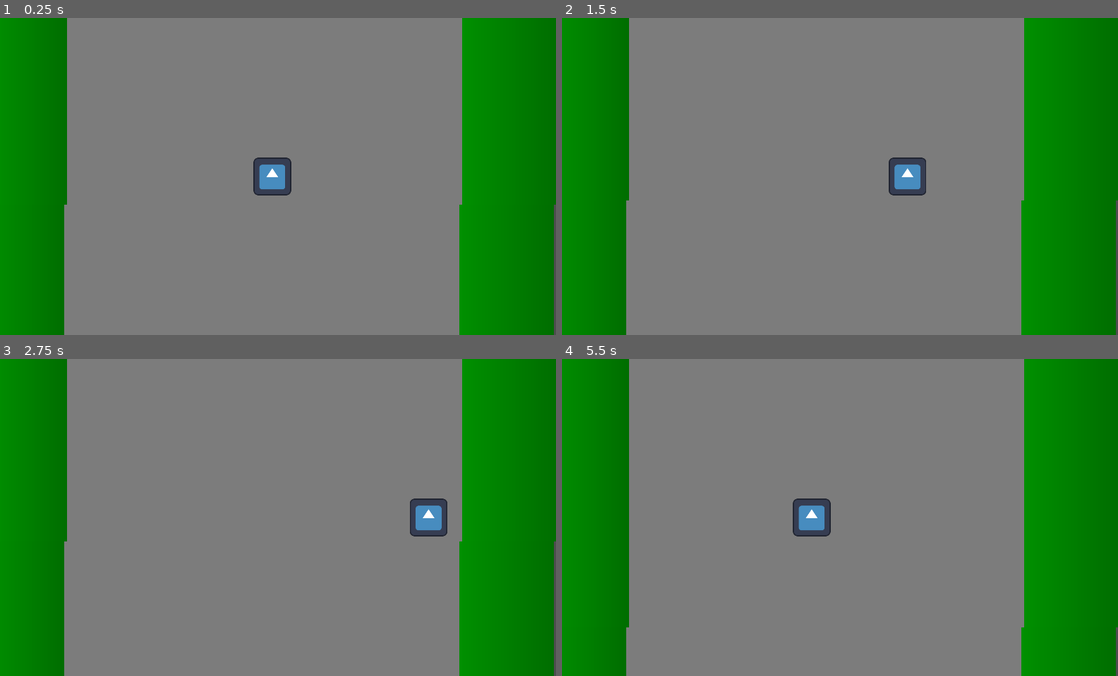
Above: before the commit, frames 1-4 (two rows, left to right).
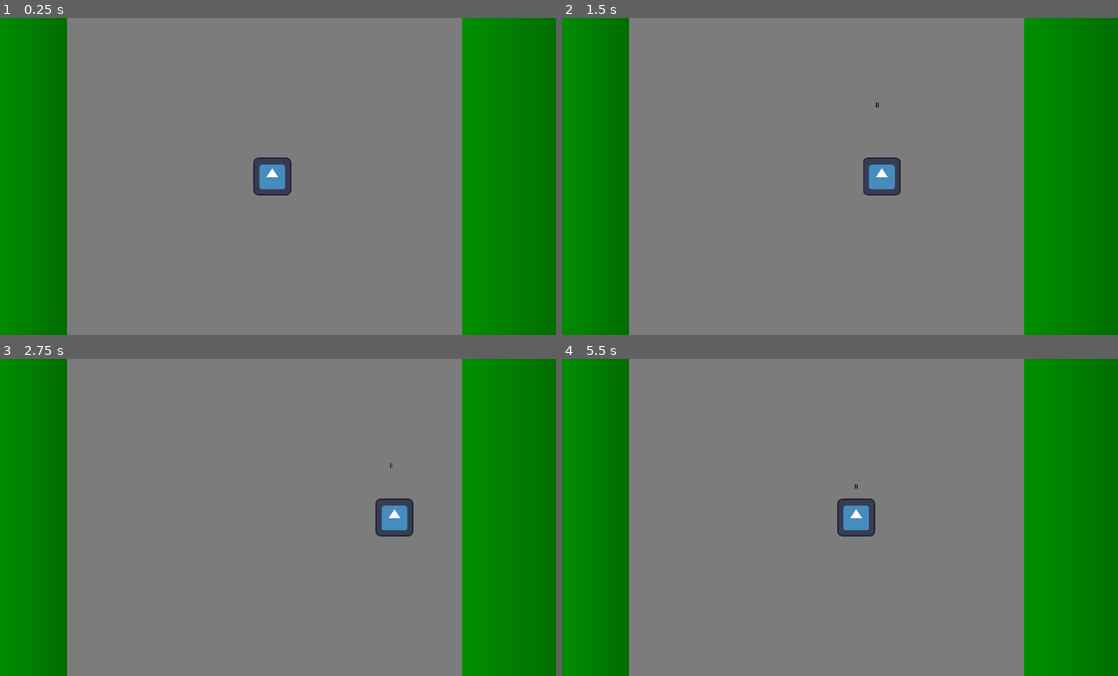
Above: after the commit, the same moments.

Repository: gargamal/alligator
Game: Godot game, scene res://level/game_level.tscn
Same seed, same stepped clock (60 frames per second), same inputs: the game is played once before the commit and once after it. The engine's default icon, where the game draws it, is replaced by a stand-in: a white triangle on a blue panel in a dark square.
Inputs:
- Up to frame 1 (0.25 s): no input
- Up to frame 2 (1.5 s): tap Enter at 0.5 s; hold Right (ui_right) 0.53-1.28 s; hold Keypad 0 (ui_shoot, bound only after the commit) 0.53-1.28 s; hold Down (ui_down) from 1.28 s (still down); tap Keypad 0 (ui_shoot, bound only after the commit) at 1.35 s
- Up to frame 3 (2.75 s): release Down (ui_down) at 2.03 s; hold Right (ui_right) from 2.03 s (still down); hold Keypad 0 (ui_shoot, bound only after the commit) from 2.03 s (still down)
- Up to frame 4 (5.5 s): release Right (ui_right) at 2.78 s; release Keypad 0 (ui_shoot, bound only after the commit) at 2.78 s; hold Up (ui_up) 2.78-3.53 s; tap Keypad 0 (ui_shoot, bound only after the commit) at 2.85, 4.35 s; hold Keypad 0 (ui_shoot, bound only after the commit) 3.53-4.28 s; hold Left (ui_left) 3.53-5.03 s; hold Down (ui_down) from 5.03 s (still down); hold Keypad 0 (ui_shoot, bound only after the commit) from 5.03 s (still down)

The runs differ from the first frame. In frame 1, 0.6% of the frame differs, in the area x 11-100%, y 58-100%; in frame 2, 1.9%; in frame 3, 2.1%, in the area x 11-100%, y 32-100%; in frame 4, 1.8%.

Commit message:
add : new enemy

Diff:
--- /dev/null
+++ b/bombshell/bombshell.gd
@@ -0,0 +1,2 @@
+extends Bullet
+class_name Bombshell
--- /dev/null
+++ b/bombshell/bombshell.tscn
@@ -0,0 +1,39 @@
+[gd_scene load_steps=5 format=3 uid="uid://c25takgk0e4pj"]
+
+[ext_resource type="Script" path="res://bombshell/bombshell.gd" id="1_1m84w"]
+
+[sub_resource type="Gradient" id="Gradient_pppjr"]
+offsets = PackedFloat32Array(0, 0.527027, 1)
+colors = PackedColorArray(0, 0, 0, 1, 0.561776, 0.561776, 0.561776, 1, 0, 0, 0, 1)
+
+[sub_resource type="GradientTexture2D" id="GradientTexture2D_oll7v"]
+gradient = SubResource("Gradient_pppjr")
+width = 8
+height = 16
+
+[sub_resource type="RectangleShape2D" id="RectangleShape2D_ydjsr"]
+size = Vector2(17, 16)
+
+[node name="bombshell" type="Area2D"]
+collision_layer = 8
+collision_mask = 31
+script = ExtResource("1_1m84w")
+speed_shoot = 550.0
+smooth = 1.0
+
+[node name="Sprite2D" type="Sprite2D" parent="."]
+position = Vector2(0.499999, 0)
+scale = Vector2(2.125, 1)
+texture = SubResource("GradientTexture2D_oll7v")
+
+[node name="CollisionShape2D" type="CollisionShape2D" parent="."]
+position = Vector2(0.5, 0)
+shape = SubResource("RectangleShape2D_ydjsr")
+
+[node name="bullet_time" type="Timer" parent="."]
+wait_time = 3.0
+one_shot = true
+autostart = true
+
+[connection signal="body_entered" from="." to="." method="_on_body_entered"]
+[connection signal="timeout" from="bullet_time" to="." method="_on_bullet_time_timeout"]
--- /dev/null
+++ b/bullet/bullet.gd
@@ -0,0 +1,26 @@
+extends Area2D
+class_name Bullet
+
+@onready var bullet_time = $bullet_time
+
+@export var exclude_body :Node2D
+@export var speed_shoot :float = 1000.0
+@export var smooth :float = 2.0
+@export var direction :Vector2 :set = set_fire
+
+var is_firing :bool = false
+
+func _process(delta):
+	if is_firing:
+		global_position = lerp(global_position, global_position + direction * speed_shoot, delta * smooth)
+
+func set_fire(new_direction :Vector2):
+	direction = new_direction
+	is_firing = true
+
+func _on_body_entered(body):
+	if exclude_body and exclude_body != body:
+		queue_free()
+
+func _on_bullet_time_timeout():
+	queue_free()
--- /dev/null
+++ b/bullet/bullet.tscn
@@ -0,0 +1,34 @@
+[gd_scene load_steps=5 format=3 uid="uid://bow40sr71gndy"]
+
+[ext_resource type="Script" path="res://bullet/bullet.gd" id="1_pfi1p"]
+
+[sub_resource type="Gradient" id="Gradient_j66o3"]
+offsets = PackedFloat32Array(0, 0.527027, 1)
+colors = PackedColorArray(0, 0, 0, 1, 0.561776, 0.561776, 0.561776, 1, 0, 0, 0, 1)
+
+[sub_resource type="GradientTexture2D" id="GradientTexture2D_bjelu"]
+gradient = SubResource("Gradient_j66o3")
+width = 8
+height = 16
+
+[sub_resource type="RectangleShape2D" id="RectangleShape2D_giwgv"]
+size = Vector2(8, 16)
+
+[node name="bullet" type="Area2D"]
+collision_layer = 8
+collision_mask = 31
+script = ExtResource("1_pfi1p")
+
+[node name="Sprite2D" type="Sprite2D" parent="."]
+texture = SubResource("GradientTexture2D_bjelu")
+
+[node name="CollisionShape2D" type="CollisionShape2D" parent="."]
+shape = SubResource("RectangleShape2D_giwgv")
+
+[node name="bullet_time" type="Timer" parent="."]
+wait_time = 3.0
+one_shot = true
+autostart = true
+
+[connection signal="body_entered" from="." to="." method="_on_body_entered"]
+[connection signal="timeout" from="bullet_time" to="." method="_on_bullet_time_timeout"]
--- /dev/null
+++ b/enemy/artillery.tscn
@@ -0,0 +1,3 @@
+[gd_scene format=3 uid="uid://mp15xma1rlvc"]
+
+[node name="artillery" type="Node2D"]
--- /dev/null
+++ b/enemy/assault_tank.tscn
@@ -0,0 +1,42 @@
+[gd_scene load_steps=5 format=3 uid="uid://dg5dmtikklnwn"]
+
+[ext_resource type="Script" path="res://enemy/enemy.gd" id="1_xoni6"]
+[ext_resource type="Texture2D" uid="uid://cwecdhbnnyvyq" path="res://icon.svg" id="2_ccq3y"]
+[ext_resource type="PackedScene" uid="uid://c25takgk0e4pj" path="res://bombshell/bombshell.tscn" id="2_l5q7x"]
+
+[sub_resource type="RectangleShape2D" id="RectangleShape2D_3yaxg"]
+size = Vector2(64, 128)
+
+[node name="assault_tank" type="CharacterBody2D"]
+collision_layer = 4
+collision_mask = 20
+script = ExtResource("1_xoni6")
+bombshell_scene = ExtResource("2_l5q7x")
+
+[node name="Sprite2D" type="Sprite2D" parent="."]
+modulate = Color(0.696379, 0.398425, 3.85046e-07, 1)
+rotation = 3.14159
+scale = Vector2(0.5, 1)
+texture = ExtResource("2_ccq3y")
+
+[node name="CollisionShape2D" type="CollisionShape2D" parent="."]
+shape = SubResource("RectangleShape2D_3yaxg")
+
+[node name="target" type="Marker2D" parent="."]
+position = Vector2(0, 72)
+
+[node name="left_wall" type="RayCast2D" parent="."]
+target_position = Vector2(-100, 0)
+collision_mask = 20
+
+[node name="right_wall" type="RayCast2D" parent="."]
+target_position = Vector2(100, 0)
+collision_mask = 20
+
+[node name="right_shoot" type="RayCast2D" parent="."]
+position = Vector2(-40, 64)
+target_position = Vector2(0, 400)
+
+[node name="left_shoot" type="RayCast2D" parent="."]
+position = Vector2(40, 64)
+target_position = Vector2(0, 400)
--- /dev/null
+++ b/enemy/enemy.gd
@@ -0,0 +1,144 @@
+extends CharacterBody2D
+class_name Enemy
+
+@export var speed :float = 200.0
+@export var speed_up :float = 800.0
+@export var life :int = 10
+@export var power :int = 10
+@export var smooth :float = 5.0
+@export var player :Player
+@export var max_distance_between_player :float = 900.0
+@export var margin_can_shoot :float = 400.0
+@export var margin_shoot_range :float = 500.0
+@export var bullet_cooldown :float = 0.75
+@export var world :Node2D
+@export var bombshell_scene :PackedScene
+
+@onready var target = $target
+@onready var left_wall = $left_wall
+@onready var right_wall = $right_wall
+@onready var sprite_2d = $Sprite2D
+@onready var collision = $CollisionShape2D
+@onready var right_shoot = $right_shoot
+@onready var left_shoot = $left_shoot
+
+enum Enemy_State { IDLE, MOVE_UP, MOVE_DOWN, MOVE_SIDE_LEFT, MOVE_SIDE_RIGHT, SHOOT }
+
+var enemy_state :Enemy_State = Enemy_State.IDLE
+var previous_enemy_state :Enemy_State = Enemy_State.IDLE
+var bullet_time :float = 0.0
+
+func _physics_process(delta):
+	state_machine()
+	var direction :Vector2 = process_direction()
+	velocity = lerp(velocity, process_velocity(direction), smooth * delta)
+	sprite_2d.rotation = lerp_angle(sprite_2d.rotation, estimate_target_angle(direction), estimate__angle_smooth() * delta)
+	collision.rotation = sprite_2d.rotation
+	fire(delta)
+	move_and_slide()
+
+	previous_enemy_state = enemy_state
+
+func estimate__angle_smooth() -> float:
+	match enemy_state:
+		Enemy_State.MOVE_SIDE_LEFT, Enemy_State.MOVE_SIDE_RIGHT: return 2.0
+		_: return 5.0
+
+func estimate_target_angle(direction :Vector2) -> float:
+	if right_shoot.is_colliding() and left_shoot.is_colliding():
+		return 0.0
+	else:
+		return atan2(direction.x, -direction.y)
+
+func process_direction():
+	var estimate_direction :Vector2 = Vector2.ZERO
+	match enemy_state:
+		Enemy_State.MOVE_SIDE_LEFT: estimate_direction = Vector2(-1, 0)
+		Enemy_State.MOVE_SIDE_RIGHT: estimate_direction = Vector2(1, 0)
+		Enemy_State.MOVE_UP: estimate_direction = Vector2(0, -1)
+		Enemy_State.MOVE_DOWN: estimate_direction = Vector2(0, 1)
+	return estimate_direction
+
+func process_velocity(direction :Vector2) -> Vector2:
+	var estimate_velocity :Vector2 = Vector2.ZERO
+	match enemy_state:
+		Enemy_State.MOVE_SIDE_LEFT: estimate_velocity = direction * speed
+		Enemy_State.MOVE_SIDE_RIGHT: estimate_velocity = direction * speed
+		Enemy_State.MOVE_UP: estimate_velocity = direction * speed_up
+		Enemy_State.MOVE_DOWN: estimate_velocity = direction * speed
+	return estimate_velocity
+
+func state_machine():
+	match enemy_state:
+		Enemy_State.IDLE:
+			if must_move_up():
+				enemy_state = Enemy_State.MOVE_UP
+			elif must_move_down():
+				enemy_state = Enemy_State.MOVE_DOWN
+			elif right_shoot.is_colliding() and left_shoot.is_colliding():
+				enemy_state = Enemy_State.SHOOT
+			else:
+				enemy_state = choice_side_direction()
+
+		Enemy_State.MOVE_SIDE_LEFT, Enemy_State.MOVE_SIDE_RIGHT:
+			if must_move_up():
+				enemy_state = Enemy_State.MOVE_UP
+			elif must_move_down():
+					enemy_state = Enemy_State.MOVE_DOWN
+			elif right_shoot.is_colliding() and left_shoot.is_colliding():
+				enemy_state = Enemy_State.SHOOT
+			else:
+				enemy_state = choice_side_direction()
+
+		Enemy_State.SHOOT:
+			if must_move_up():
+				enemy_state = Enemy_State.MOVE_UP
+			elif must_move_down():
+				enemy_state = Enemy_State.MOVE_DOWN
+			elif not right_shoot.is_colliding() or not left_shoot.is_colliding():
+				enemy_state = choice_side_direction()
+
+		Enemy_State.MOVE_UP:
+			if not must_move_up():
+				enemy_state = choice_side_direction()
+			elif must_move_down():
+				enemy_state = Enemy_State.MOVE_DOWN
+			elif right_shoot.is_colliding() and left_shoot.is_colliding():
+				enemy_state = Enemy_State.SHOOT
+
+		Enemy_State.MOVE_DOWN:
+			if not must_move_down():
+				enemy_state = choice_side_direction()
+			elif must_move_up():
+				enemy_state = Enemy_State.MOVE_UP
+			elif right_shoot.is_colliding() and left_shoot.is_colliding():
+				enemy_state = Enemy_State.SHOOT
+
+func choice_side_direction() -> Enemy_State:
+	if left_wall.is_colliding():
+		return Enemy_State.MOVE_SIDE_RIGHT
+	elif right_wall.is_colliding():
+		return Enemy_State.MOVE_SIDE_LEFT
+	elif abs(global_position.y - player.global_position.y) > max_distance_between_player:
+		return Enemy_State.IDLE
+	else:
+		return Enemy_State.MOVE_SIDE_RIGHT if global_position.x < player.global_position.x else Enemy_State.MOVE_SIDE_LEFT
+
+func must_move_up() -> bool:
+	return global_position.y > player.global_position.y - margin_can_shoot
+
+func must_move_down() -> bool:
+	return global_position.y < player.global_position.y - margin_shoot_range and global_position.y - player.global_position.y > -max_distance_between_player
+
+func fire(delta :float):
+	if previous_enemy_state != enemy_state and enemy_state == Enemy_State.SHOOT:
+		bullet_time = 0.0
+
+	bullet_time += delta
+	if bullet_time > bullet_cooldown and enemy_state == Enemy_State.SHOOT:
+		var bombshell :Bombshell = bombshell_scene.instantiate()
+		world.add_child(bombshell)
+		bombshell.exclude_body = self
+		bombshell.global_position = target.global_position
+		bombshell.direction = (target.global_position - global_position).normalized()
+		bullet_time = 0.0
--- /dev/null
+++ b/enemy/helicopter.tscn
@@ -0,0 +1,3 @@
+[gd_scene format=3 uid="uid://bbtkbj3sj8rn1"]
+
+[node name="helicopter" type="Node2D"]
--- /dev/null
+++ b/enemy/jeep.tscn
@@ -0,0 +1,3 @@
+[gd_scene format=3 uid="uid://pu6gx570i247"]
+
+[node name="jeep" type="Node2D"]
--- a/level/game_level.gd
+++ b/level/game_level.gd
@@ -71,7 +71,7 @@
 	level_inst.previous.next = level_inst
 
 func free_level():
-	if level.get_child_count() > 3:
+	if level.get_child_count() > 4:
 		level.get_child(0).queue_free()
 
 func _on_block_last_level(actual_level :Level):
--- a/level/game_level.tscn
+++ b/level/game_level.tscn
@@ -1,8 +1,9 @@
-[gd_scene load_steps=5 format=3 uid="uid://bwtr4ed7eju1b"]
+[gd_scene load_steps=6 format=3 uid="uid://bwtr4ed7eju1b"]
 
 [ext_resource type="PackedScene" uid="uid://b4c1q3jiadym1" path="res://level/level_A1.tscn" id="1_o0yc1"]
 [ext_resource type="Script" path="res://level/game_level.gd" id="1_qdoty"]
 [ext_resource type="PackedScene" uid="uid://bapw7sr4haclc" path="res://player/player.tscn" id="2_idgyi"]
+[ext_resource type="PackedScene" uid="uid://dg5dmtikklnwn" path="res://enemy/assault_tank.tscn" id="3_vo37k"]
 [ext_resource type="PackedScene" uid="uid://cuj3f472e368v" path="res://camera/camera.tscn" id="4_6heqf"]
 
 [node name="game_level" type="Node2D"]
@@ -12,7 +13,7 @@
 [node name="level" type="Node2D" parent="."]
 
 [node name="level_a0" parent="level" node_paths=PackedStringArray("next") instance=ExtResource("1_o0yc1")]
-position = Vector2(-8, 1080)
+position = Vector2(0, 1080)
 next = NodePath("../level_a1")
 
 [node name="level_a1" parent="level" node_paths=PackedStringArray("previous", "next") instance=ExtResource("1_o0yc1")]
@@ -20,15 +21,23 @@
 next = NodePath("../level_a2")
 
 [node name="level_a2" parent="level" node_paths=PackedStringArray("previous") instance=ExtResource("1_o0yc1")]
-position = Vector2(0, -1080)
+position = Vector2(0, -1040)
 previous = NodePath("../level_a1")
 
 [node name="enemy" type="Node2D" parent="."]
 
+[node name="assault_tank" parent="enemy" node_paths=PackedStringArray("player", "world") instance=ExtResource("3_vo37k")]
+position = Vector2(1072, -720)
+player = NodePath("../../player/player")
+world = NodePath("../../bullet")
+
 [node name="player" type="Node2D" parent="."]
 
-[node name="player" parent="player" instance=ExtResource("2_idgyi")]
+[node name="player" parent="player" node_paths=PackedStringArray("world") instance=ExtResource("2_idgyi")]
 position = Vector2(955, 992)
+world = NodePath("../../bullet")
 
 [node name="camera" parent="player" node_paths=PackedStringArray("player") instance=ExtResource("4_6heqf")]
 player = NodePath("../player")
+
+[node name="bullet" type="Node2D" parent="."]
--- a/level/level_A1.tscn
+++ b/level/level_A1.tscn
@@ -46,7 +46,7 @@
 scale = Vector2(4, 17)
 texture = SubResource("GradientTexture2D_rpi0b")
 
-[node name="StaticBody2D" type="StaticBody2D" parent="left_border"]
+[node name="StaticBody2D" type="StaticBody2D" parent="left_border" groups=["decor_static"]]
 position = Vector2(-32, -32)
 scale = Vector2(0.25, 0.0588235)
 collision_layer = 16
@@ -83,13 +83,14 @@
 [node name="CollisionShape2D" type="CollisionShape2D" parent="block_last_level"]
 position = Vector2(960, 704)
 shape = SubResource("RectangleShape2D_e08w4")
+debug_color = Color(0.647492, 0.521134, 3.85046e-07, 0.42)
 
 [node name="blocker" type="StaticBody2D" parent="."]
 collision_layer = 0
 collision_mask = 0
 
 [node name="CollisionShape2D" type="CollisionShape2D" parent="blocker"]
-position = Vector2(955, 123)
+position = Vector2(960, 944)
 shape = SubResource("RectangleShape2D_xpo8k")
 debug_color = Color(0.954705, 0.109504, 0.462659, 0.42)
 
--- a/player/player.gd
+++ b/player/player.gd
@@ -1,24 +1,54 @@
 extends CharacterBody2D
 class_name Player
 
+enum Movement_State { IDLE, RUN }
+enum Shoot_State { IDLE, SHOOT }
+
+@onready var target = $target
+
 
 @export var speed :float = 500.0
-@export var smooth :float = 2.0
+@export var life :int = 100
+@export var smooth :float = 1.0
+@export var bullet_cooldown :float = 0.2
+@export var world :Node2D
+@export var bullet_scene :PackedScene
 
 
 var input_dir :Vector2
+var movement_state :Movement_State = Movement_State.IDLE
+var shoot_state :Shoot_State = Shoot_State.IDLE
+var bullet_time :float = 0.0
 
-
-func _physics_process(delta):
+func _physics_process(delta :float):
 	velocity = lerp(velocity, input_dir * speed, smooth * delta)
 	move_and_slide()
+	manage_shoot(delta)
 
 
 func _input(_event):
 	if Input.is_action_pressed("ui_down") or Input.is_action_pressed("ui_up") \
 			or Input.is_action_pressed("ui_left") or Input.is_action_pressed("ui_right"):
 		input_dir = Input.get_vector("ui_left", "ui_right", "ui_up", "ui_down")
+		movement_state = Movement_State.RUN
 
 	elif Input.is_action_just_released("ui_down") or Input.is_action_just_released("ui_up") \
 			or Input.is_action_just_released("ui_left") or Input.is_action_just_released("ui_right"):
 		input_dir = Vector2.ZERO
+		movement_state = Movement_State.IDLE
+
+	if Input.is_action_pressed("ui_shoot"):
+		shoot_state = Shoot_State.SHOOT
+	elif Input.is_action_just_released("ui_shoot"):
+		shoot_state = Shoot_State.IDLE
+
+
+func manage_shoot(delta :float):
+	bullet_time += delta
+	if bullet_time > bullet_cooldown and shoot_state == Shoot_State.SHOOT:
+		var bullet :Bullet = bullet_scene.instantiate()
+		world.add_child(bullet)
+		bullet.exclude_body = self
+		bullet.global_position = target.global_position
+		bullet.direction = (target.global_position - global_position).normalized()
+		bullet_time = 0.0
--- a/player/player.tscn
+++ b/player/player.tscn
@@ -1,18 +1,23 @@
-[gd_scene load_steps=4 format=3 uid="uid://bapw7sr4haclc"]
+[gd_scene load_steps=5 format=3 uid="uid://bapw7sr4haclc"]
 
 [ext_resource type="Script" path="res://player/player.gd" id="1_8wmr0"]
 [ext_resource type="Texture2D" uid="uid://cwecdhbnnyvyq" path="res://icon.svg" id="1_38tvh"]
+[ext_resource type="PackedScene" uid="uid://bow40sr71gndy" path="res://bullet/bullet.tscn" id="2_fvypt"]
 
 [sub_resource type="RectangleShape2D" id="RectangleShape2D_20uhp"]
 size = Vector2(128, 128)
 
 [node name="player" type="CharacterBody2D"]
 z_index = 1
-collision_mask = 16
+collision_mask = 18
 script = ExtResource("1_8wmr0")
+bullet_scene = ExtResource("2_fvypt")
 
 [node name="sprite" type="Sprite2D" parent="."]
 texture = ExtResource("1_38tvh")
 
 [node name="col" type="CollisionShape2D" parent="."]
 shape = SubResource("RectangleShape2D_20uhp")
+
+[node name="target" type="Marker2D" parent="."]
+position = Vector2(0, -72)
--- a/project.godot
+++ b/project.godot
@@ -24,10 +24,21 @@
 window/stretch/mode="canvas_items"
 window/stretch/aspect="expand"
 
+[input]
+
+ui_shoot={
+"deadzone": 0.5,
+"events": [Object(InputEventKey,"resource_local_to_scene":false,"resource_name":"","device":0,"window_id":0,"alt_pressed":false,"shift_pressed":false,"ctrl_pressed":false,"meta_pressed":false,"pressed":false,"keycode":0,"physical_keycode":4194438,"key_label":0,"unicode":0,"echo":false,"script":null)
+, Object(InputEventJoypadButton,"resource_local_to_scene":false,"resource_name":"","device":-1,"button_index":0,"pressure":0.0,"pressed":false,"script":null)
+]
+}
+
 [layer_names]
 
 2d_physics/layer_1="player"
-2d_physics/layer_2="enemy"
+2d_physics/layer_2="air_enemy"
+2d_physics/layer_3="ground_enemy"
+2d_physics/layer_4="bullet"
 2d_physics/layer_5="decor_static"
 
 [rendering]
